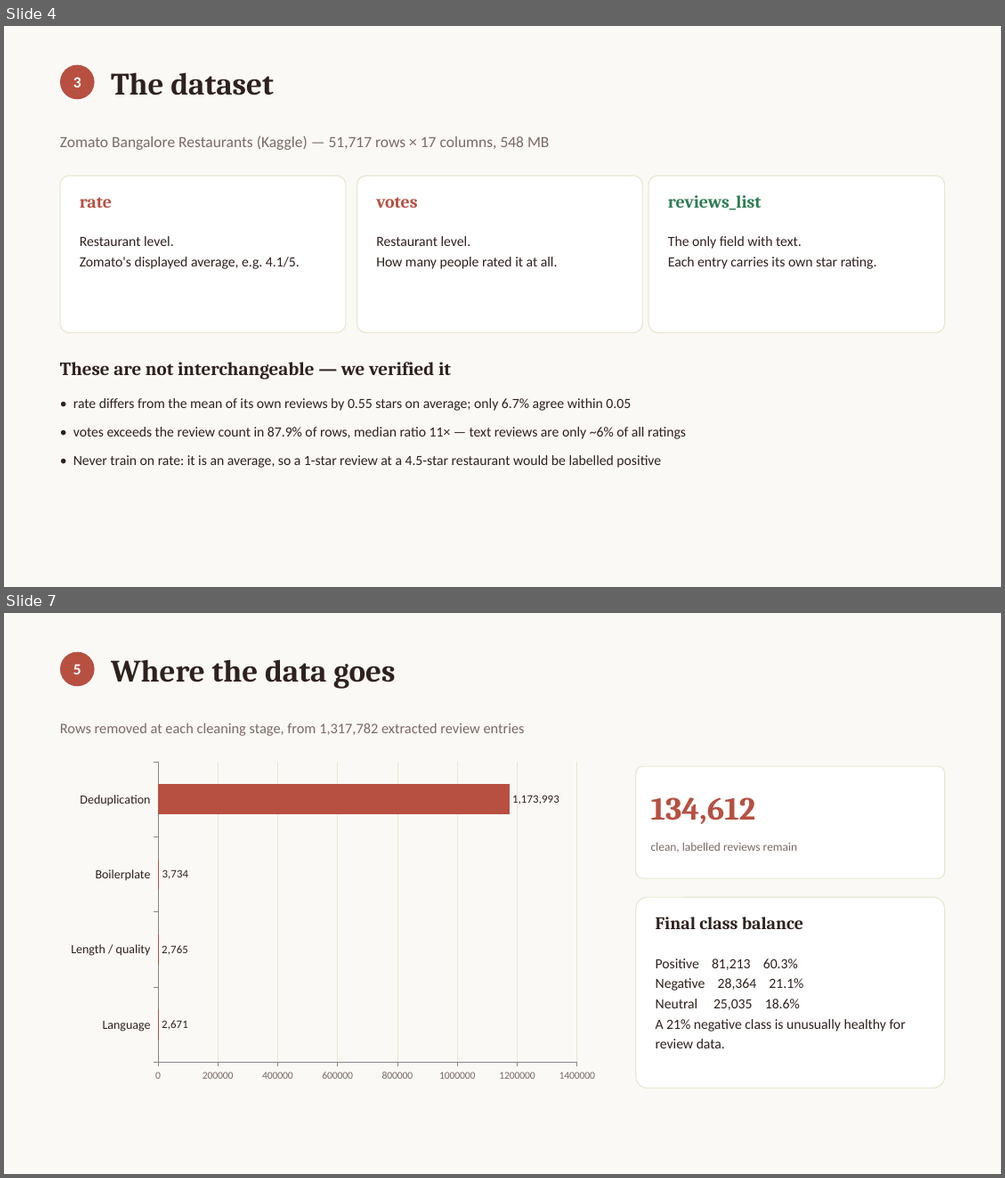
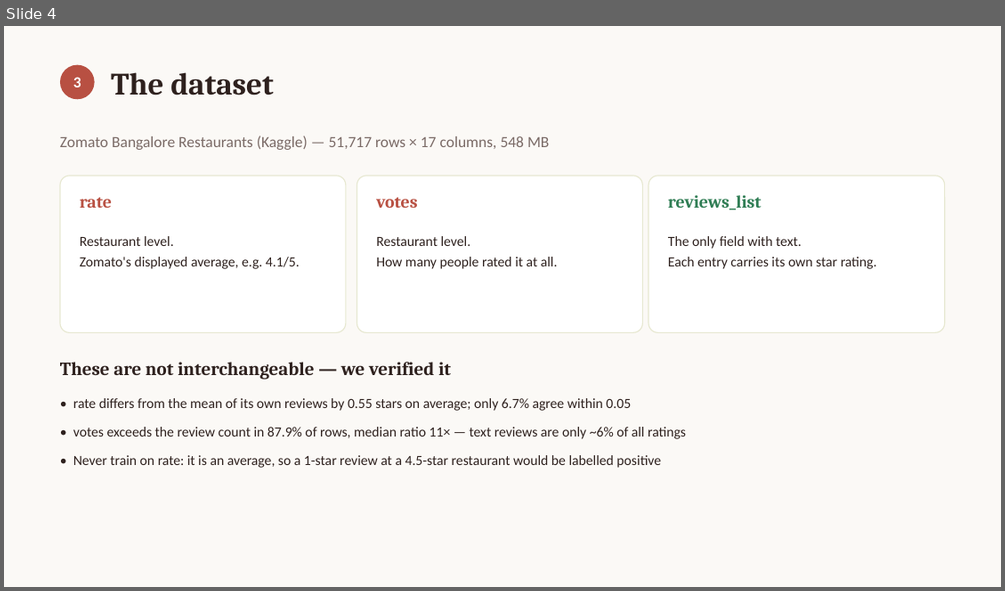
Before and after one commit to deesampan/nlp_project, a slide deck: output_project/reports/presentation.pptx. Shown one above the other, each under a label of ours: slides 4 and 7 before the commit, slide 4 after it; the slides between them are not shown. The pictures are 1005x1178 and 1005x591 pixels, drawn with LibreOffice and Linux fonts; fonts in the diff are those of the drawing. Boxes give left, top, right and bottom in pixels: in the first picture for what was removed or moved away, otherwise in the second. Text is boxed around its words. In the diff, an @@ line names an element or a change of style, - is before the commit and + after.

```diff
--- a/output_project/reports/presentation.pptx
+++ b/output_project/reports/presentation.pptx
@@ slide 7 removed at box(4, 613, 1001, 1174), background #FBF9F6 @@
@@ ellipse removed at box(60, 652, 95, 686) @@
@@ text removed at box(73, 664, 81, 674) @@
-5
@@ text removed at box(111, 659, 395, 688) @@
-Where the data goes
@@ text removed at box(60, 722, 525, 736) @@
-Rows removed at each cleaning stage, from 1,317,782 extracted review entries
@@ bar chart removed at box(60, 755, 606, 1088) @@
-categories: Language, Length / quality, Boilerplate, Deduplication
-Series 1: 2671, 2765, 3734, 1173993
@@ rounded rectangle removed at box(636, 766, 945, 878) @@
@@ text removed at box(651, 797, 756, 824) @@
-134,612
@@ text removed at box(651, 842, 798, 852) @@
-clean, labelled reviews remain
@@ rounded rectangle removed at box(636, 897, 945, 1088) @@
@@ text removed at box(655, 916, 803, 929) @@
-Final class balance
@@ text removed at box(655, 958, 906, 1048) @@
-Positive 81,213 60.3%
-Negative 28,364 21.1%
-Neutral 25,035 18.6%
-A 21% negative class is unusually healthy for review data.
```
Also in this commit, not shown: 6 slides changed, 5 slides added, 5 other slides removed, 2 other files.
